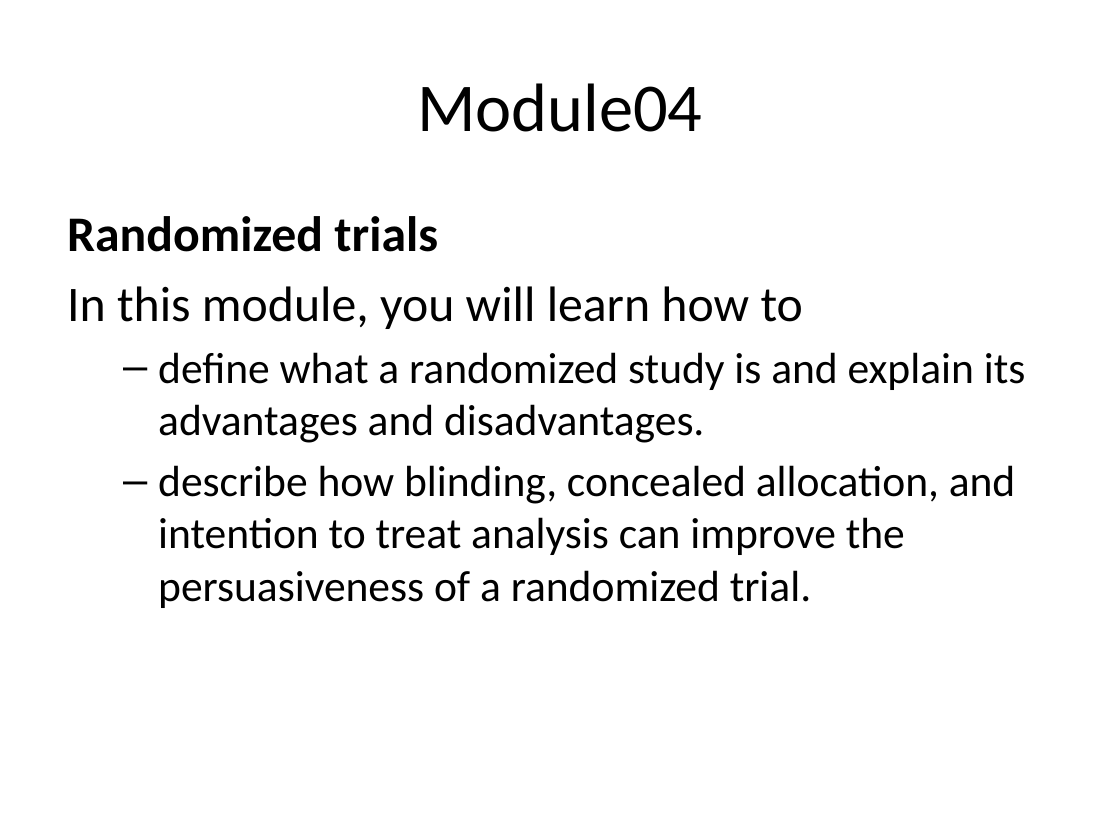
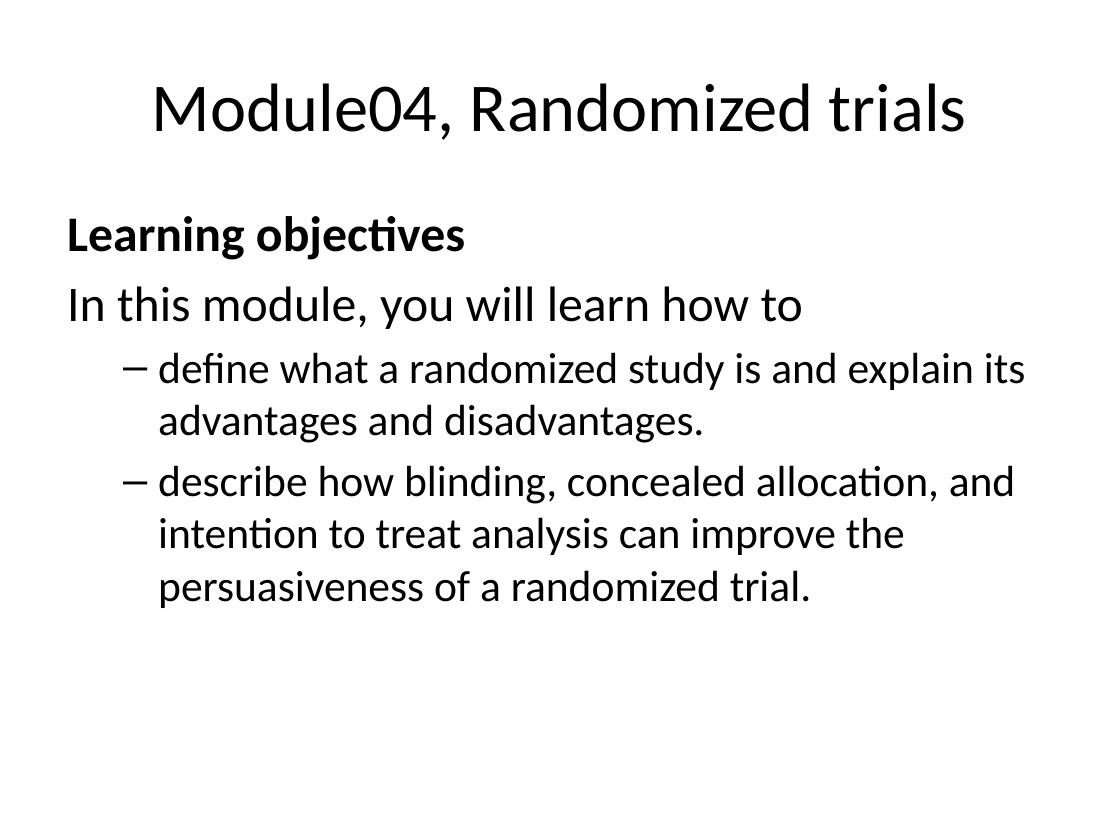
Before and after one commit to pmean/classes, a slide deck: slide 5 of clinical-research-methodology/modules/5510-99-objectives.pptx. Drawn at 1120x840 pixels with LibreOffice and Linux fonts; fonts in the diff are those of the drawing. Boxes give left, top, right and bottom in pixels: in the first picture for what was removed or moved away, otherwise in the second. Text is boxed around its words. In the diff, an @@ line names an element or a change of style, - is before the commit and + after.

```diff
--- a/clinical-research-methodology/modules/5510-99-objectives.pptx
+++ b/clinical-research-methodology/modules/5510-99-objectives.pptx
@@ title at <box>152,83,967,140</box>: text changed @@
-Module04
+Module04, Randomized trials
@@ text at <box>67,216,465,260</box>: text changed @@
-Randomized trials
+Learning objectives
```
Also in this commit, not shown: 3 other slides changed, 13 other files.
